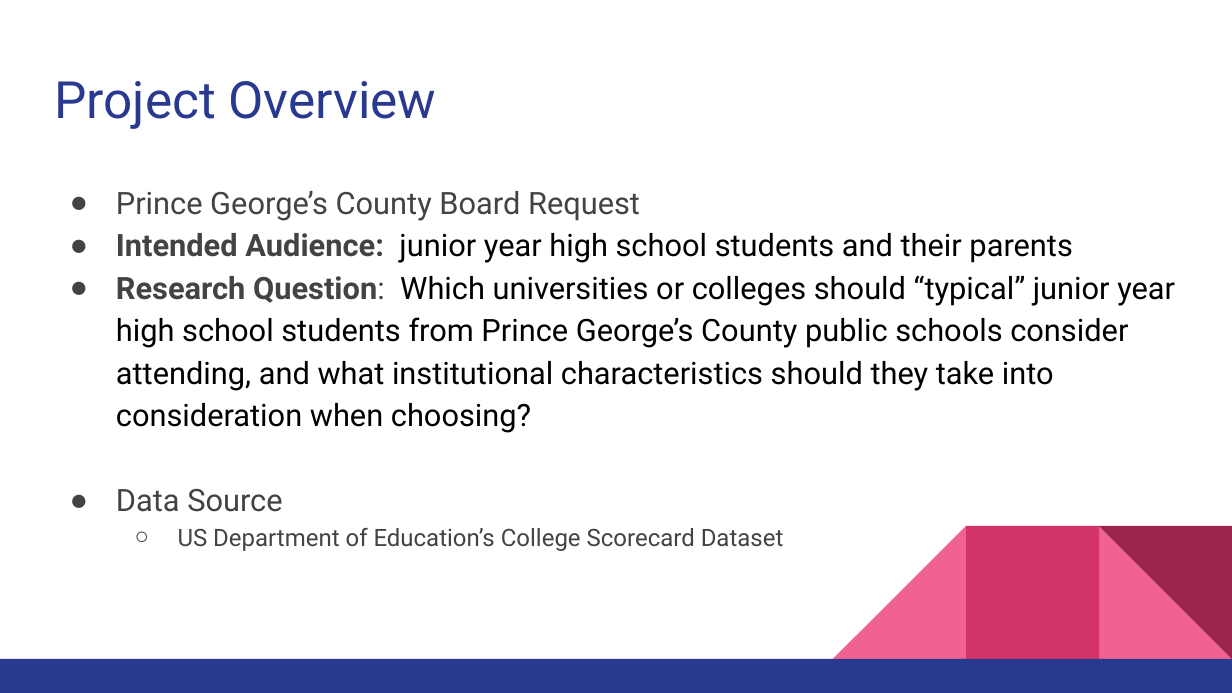
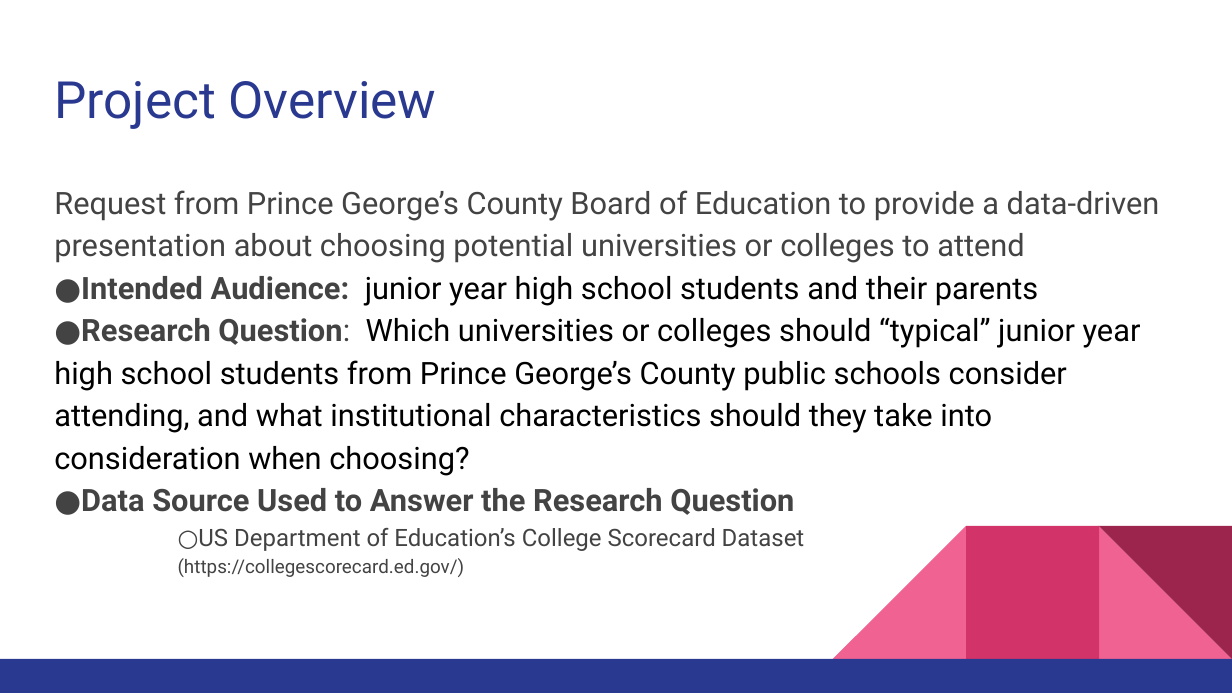
Before and after one commit to brooksrelyt/infm600, a slide deck: slide 3 of College Scorecard Analysis Project/College Selection Model Presentation.pptx. Drawn at 1232x693 pixels with LibreOffice and Linux fonts; fonts in the diff are those of the drawing. Boxes give left, top, right and bottom in pixels: in the first picture for what was removed or moved away, otherwise in the second. Text is boxed around its words. In the diff, an @@ line names an element or a change of style, - is before the commit and + after.

```diff
--- a/College Scorecard Analysis Project/College Selection Model Presentation.pptx
+++ b/College Scorecard Analysis Project/College Selection Model Presentation.pptx
@@ text at [54,190,1160,577]: text changed; text colour #000000 to #434343 @@
-● Prince George’s County Board Request
-● Intended Audience: junior year high school students and their parents
-● Research Question: Which universities or colleges should “typical” junior year high school students from Prince George’s County public schools consider attending, and what institutional characteristics should they take into consideration when choosing?
-● Data Source
-  ○ US Department of Education’s College Scorecard Dataset
+Request from Prince George’s County Board of Education to provide a data-driven presentation about choosing potential universities or colleges to attend
+●Intended Audience: junior year high school students and their parents
+●Research Question: Which universities or colleges should “typical” junior year high school students from Prince George’s County public schools consider attending, and what institutional characteristics should they take into consideration when choosing?
+●Data Source Used to Answer the Research Question
+○US Department of Education’s College Scorecard Dataset
+(https://collegescorecard.ed.gov/)
```
Also in this commit, not shown: 11 other slides changed, 5 slides added, 4 slides removed.
